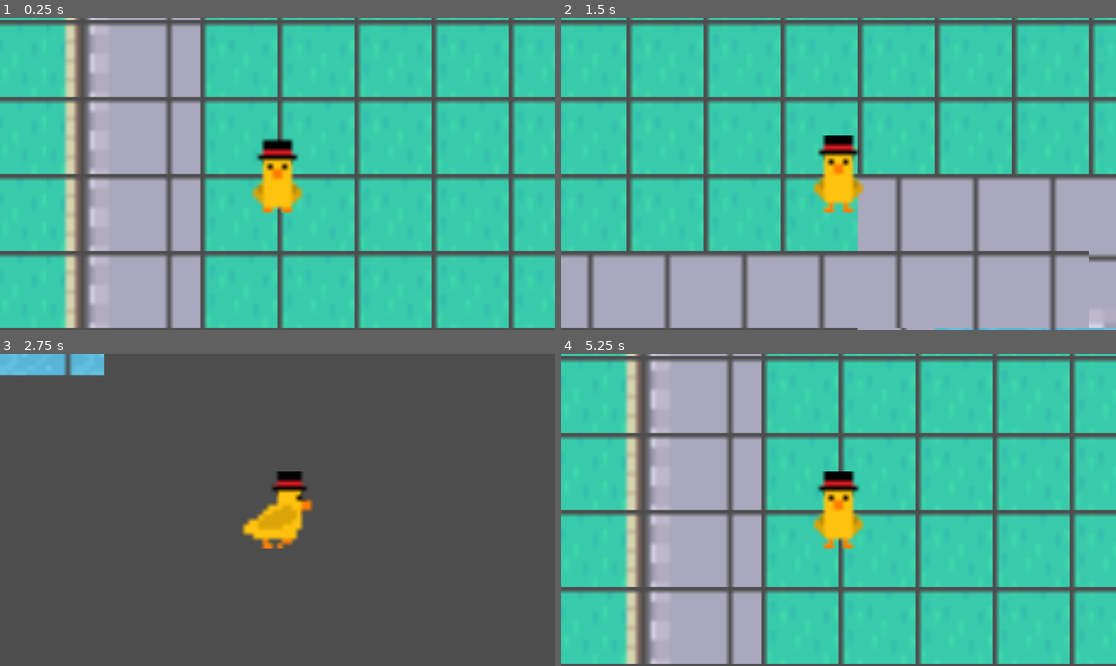
Above: before the commit, frames 1-4 (two rows, left to right).
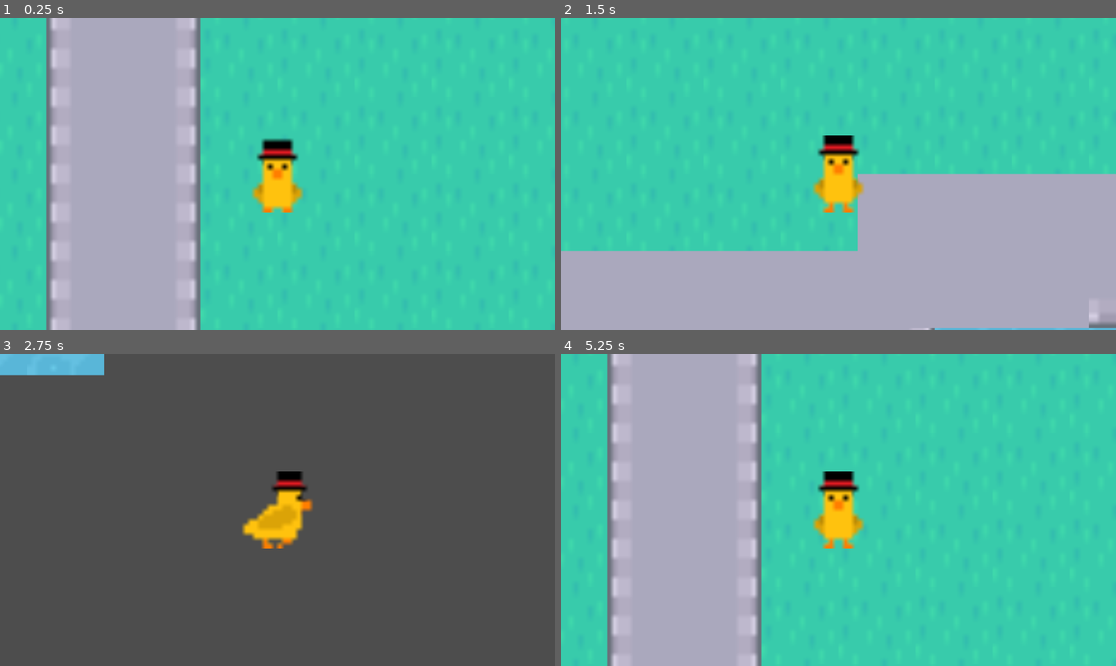
Above: after the commit, the same moments.

Repository: Is0toi/Quack-Quest
Game: Godot game, scene res://Scenes/Main.tscn
The game is run twice, just before and just after one commit, with the same random seed, the same clock (stepped at 60 frames per second) and the same inputs. Before the commit the project has no main scene; this scene is started directly in both runs.
Inputs:
- Up to frame 1 (0.25 s): no input
- Up to frame 2 (1.5 s): hold D (right) 0.53-1.28 s; hold S (down) from 1.28 s (still down)
- Up to frame 3 (2.75 s): release S (down) at 2.03 s; hold D (right) from 2.03 s (still down)
- Up to frame 4 (5.25 s): release D (right) at 2.78 s; hold W (up) 2.78-3.53 s; hold A (left) 3.53-5.03 s; hold S (down) from 5.03 s (still down)

The runs differ from the first frame. In frame 1, 24% of the frame differs, in the area x 0-100%, y 0-100%; in frame 2, 16%; in frame 3, 0.1%; in frame 4, 24%.

Commit message:
Someone ruined my seperation
loser

Diff:
--- a/quack-quest/Character/main_character.tscn
+++ b/quack-quest/Character/main_character.tscn
@@ -185,6 +185,7 @@
 [node name="CollisionShape2D" type="CollisionShape2D" parent="Area2D"]
 shape = SubResource("CapsuleShape2D_f1467")
 
-[connection signal="area_entered" from="Area2D" to="." method="_on_area_2d_area_entered"]
 [node name="Camera2D" type="Camera2D" parent="."]
 zoom = Vector2(10, 10)
+
+[connection signal="area_entered" from="Area2D" to="." method="_on_area_2d_area_entered"]
--- a/quack-quest/Scenes/Main.tscn
+++ b/quack-quest/Scenes/Main.tscn
@@ -5,6 +5,7 @@
 
 [sub_resource type="TileSetAtlasSource" id="TileSetAtlasSource_1p5hy"]
 texture = ExtResource("1_jw32o")
+separation = Vector2i(1, 1)
 0:0/0 = 0
 1:0/0 = 0
 2:0/0 = 0
--- a/quack-quest/project.godot
+++ b/quack-quest/project.godot
@@ -11,6 +11,7 @@
 [application]
 
 config/name="Quack Quest"
+run/main_scene="uid://4bc5lvrgnigt"
 config/features=PackedStringArray("4.4", "Forward Plus")
 
 [dotnet]
Not shown: 1 places in quack-quest/node_2d.tscn that only renumber resources
